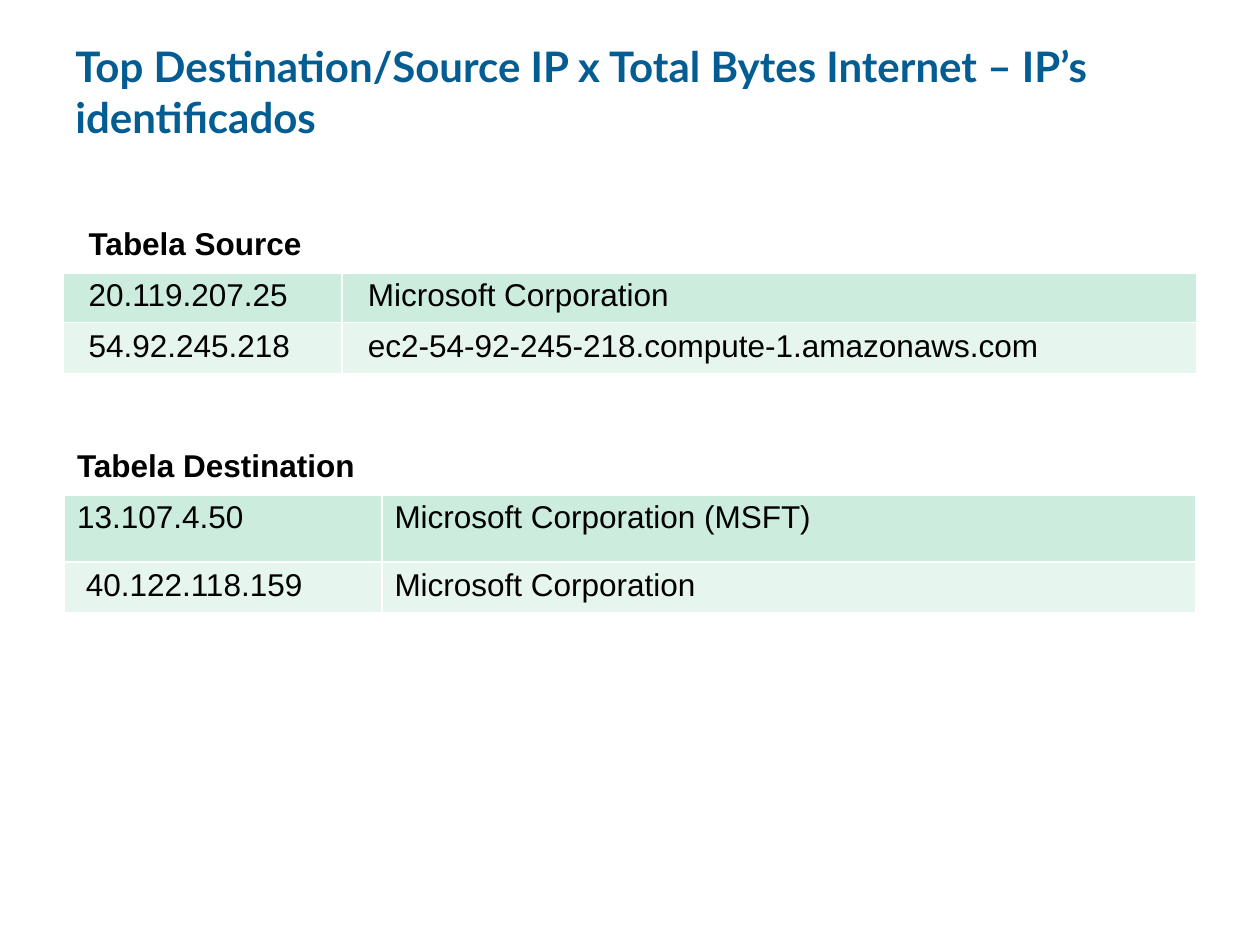
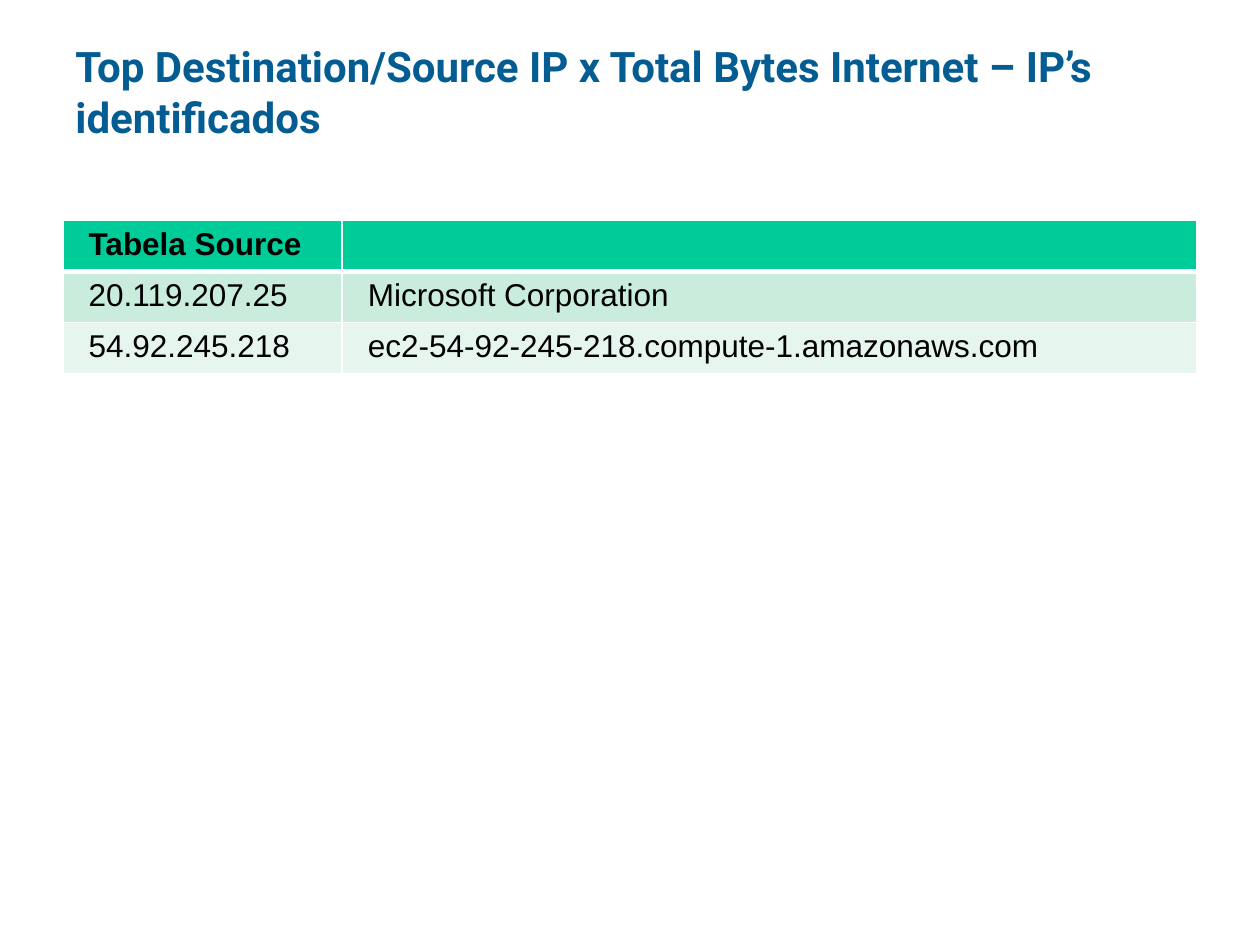
Before and after one commit to guihred/Experiments, a slide deck: slide 22 of src/main/resources/models/Radar_Eventos_17_10_2021-Turno-D.pptx (slide 21 before the commit). Drawn at 1260x945 pixels with LibreOffice and Linux fonts; fonts in the diff are those of the drawing; background and template pictures are left out. Boxes give left, top, right and bottom in pixels: in the first picture for what was removed or moved away, otherwise in the second. Text is boxed around its words. In the diff, an @@ line names an element or a change of style, - is before the commit and + after.

```diff
--- a/src/main/resources/models/Radar_Eventos_17_10_2021-Turno-D.pptx
+++ b/src/main/resources/models/Radar_Eventos_17_10_2021-Turno-D.pptx
@@ title "Top Destination/Source IP x Total ..." at bbox=[75, 50, 1092, 134]: font Lato to Roboto @@
@@ table at bbox=[63, 220, 1197, 634] @@
@@ fill none to #00CC99 in row 1 @@
@@ fill #CCECDE to #CAECDD in row 2 @@
@@ fill #E7F6EF to #E6F6EF in row 3 @@
@@ table removed at bbox=[64, 442, 1196, 612], 3 rows, 2 columns @@
-Tabela Destination | 
-13.107.4.50 | Microsoft Corporation (MSFT)
-40.122.118.159 | Microsoft Corporation
```
Also in this commit, not shown: 22 other slides changed, 1 slide added, 20 other files.
